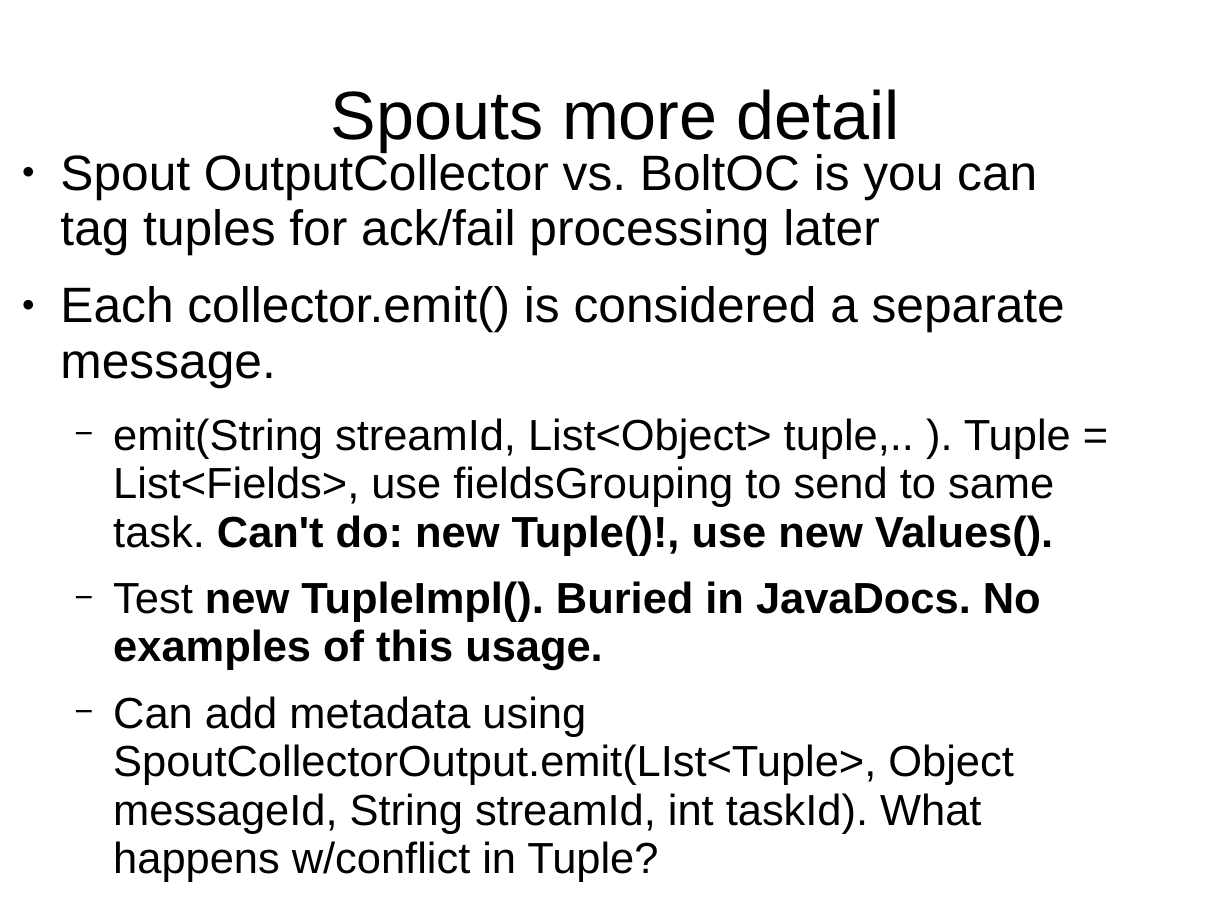
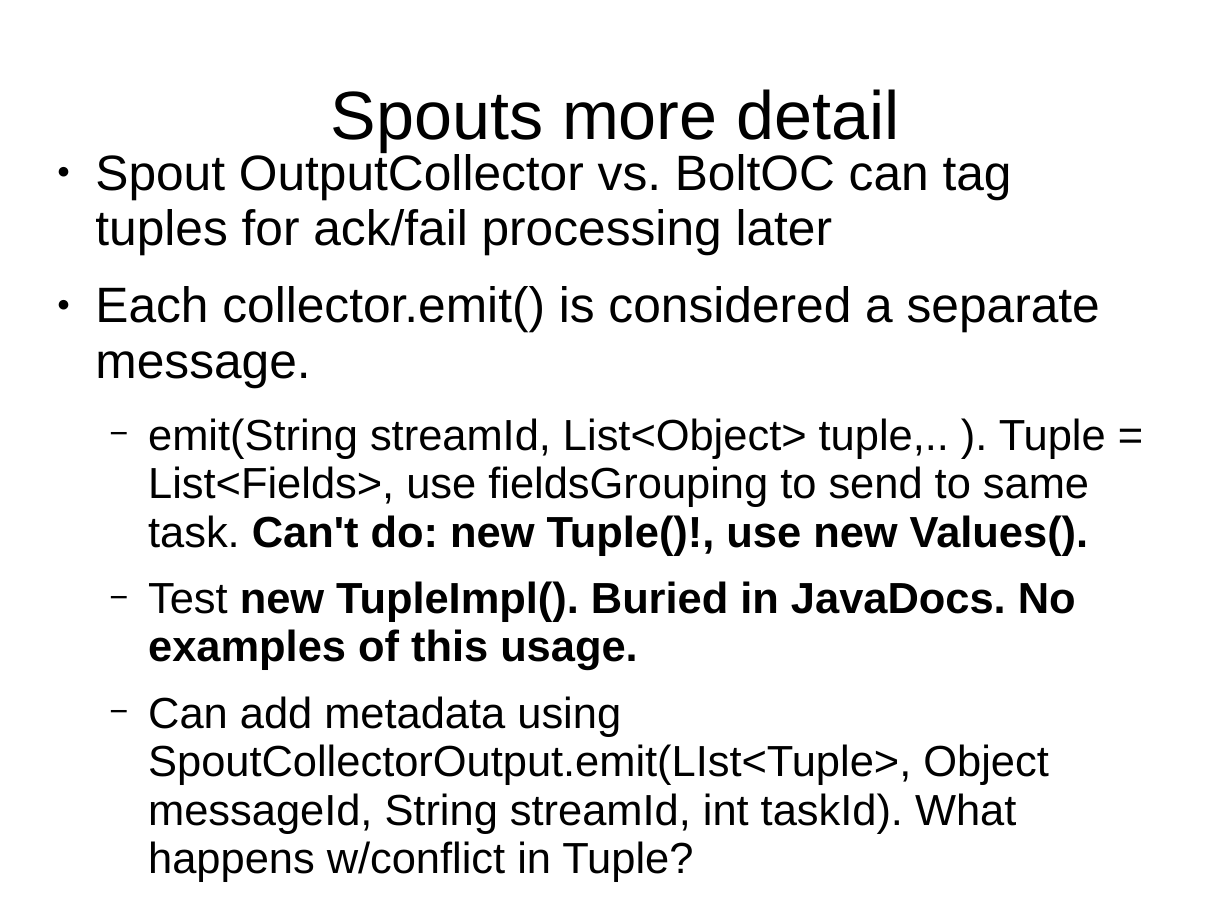
Before and after one commit to dougc333/storm, a slide deck: slide 4 of Storm.ppt. Drawn at 1232x924 pixels with LibreOffice and Linux fonts; fonts in the diff are those of the drawing. Boxes give left, top, right and bottom in pixels: in the first picture for what was removed or moved away, otherwise in the second. Text is boxed around its words. In the diff, an @@ line names an element or a change of style, - is before the commit and + after.

```diff
--- a/Storm.ppt
+++ b/Storm.ppt
@@ text "Spout OutputCollector vs. BoltOC can ...": place and size @@
-text "Spout OutputCollector vs. BoltOC can ..." at <box>60,150,1071,882</box>
+text "Spout OutputCollector vs. BoltOC can ..." at <box>95,150,1106,882</box>
@@ text at <box>95,150,1012,254</box>: text changed @@
-● Spout OutputCollector vs. BoltOC is you can tag tuples for ack/fail processing later
+● Spout OutputCollector vs. BoltOC can tag tuples for ack/fail processing later
```
Also in this commit, not shown: 4 other slides changed, 9 other files.
